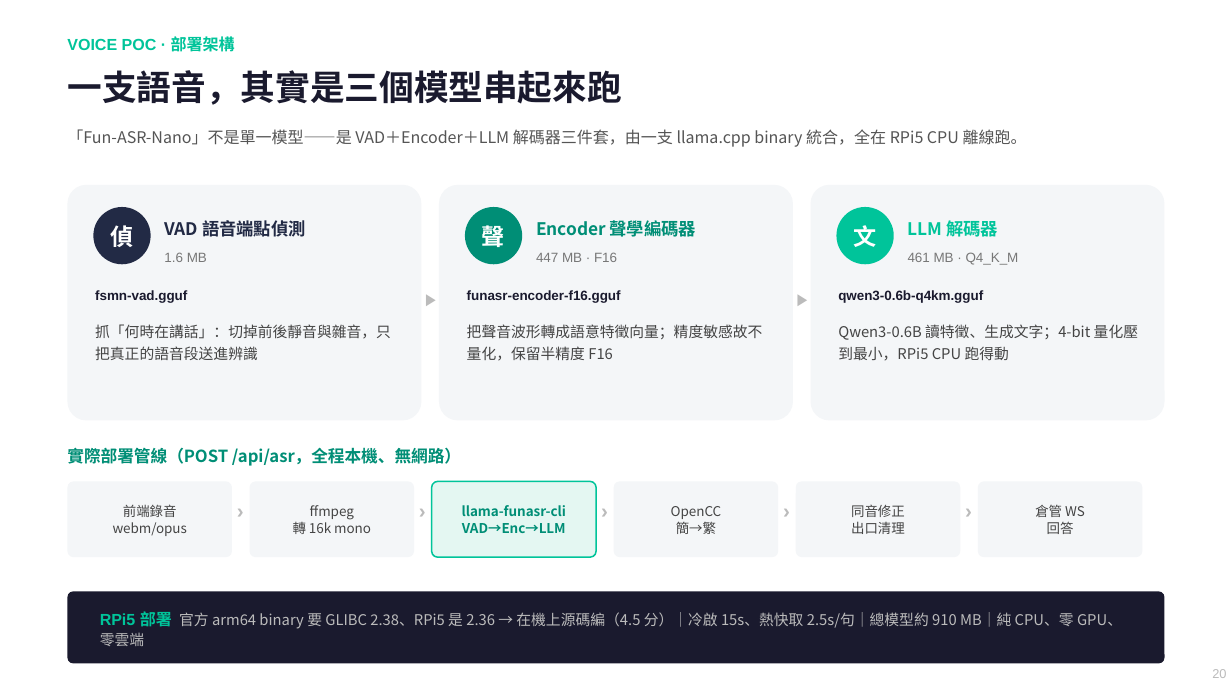
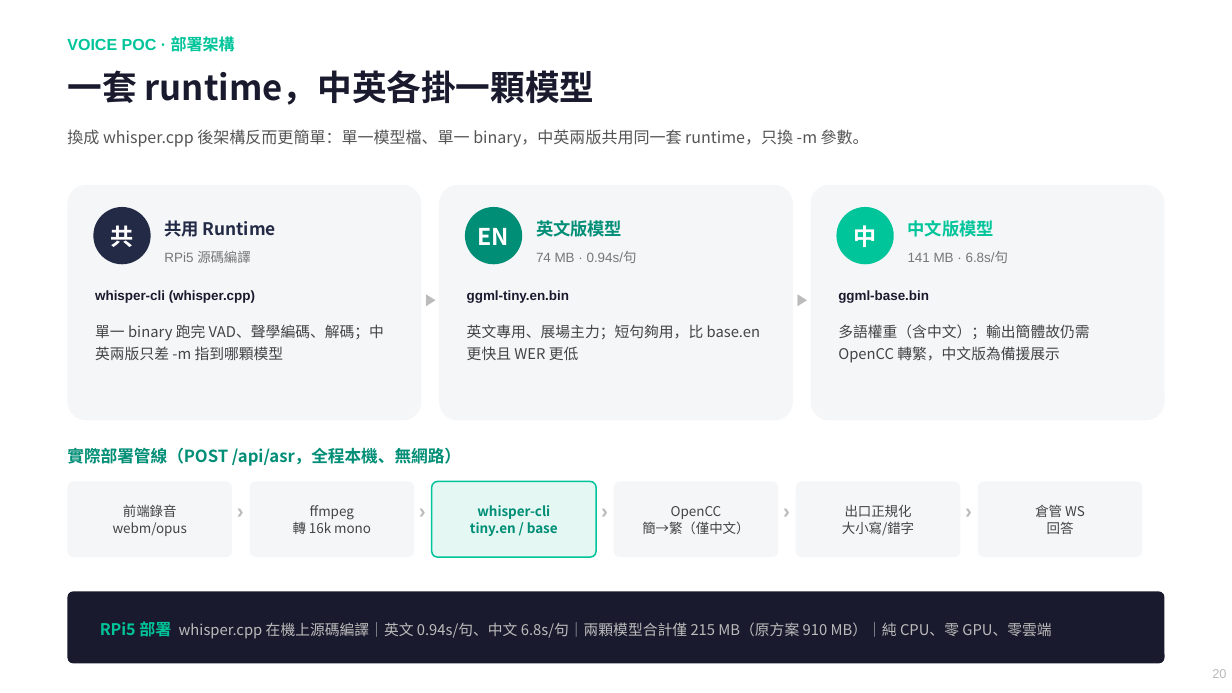
Before and after one commit to chunyen627-afk/warehouse-v2-agent, a slide deck: slide 20 of 倉管Agent_專案簡報.pptx. Drawn at 1232x693 pixels with LibreOffice and Linux fonts; fonts in the diff are those of the drawing. Boxes give left, top, right and bottom in pixels: in the first picture for what was removed or moved away, otherwise in the second. Text is boxed around its words. In the diff, an @@ line names an element or a change of style, - is before the commit and + after.

```diff
--- a/倉管Agent_專案簡報.pptx
+++ b/倉管Agent_專案簡報.pptx
@@ text at [67,70,595,105]: text changed @@
-一支語音，其實是三個模型串起來跑
+一套 runtime，中英各掛一顆模型
@@ text at [67,129,869,147]: text changed @@
-「Fun-ASR-Nano」不是單一模型——是 VAD＋Encoder＋LLM 解碼器三件套，由一支 llama.cpp binary 統合，全在 RPi5 CPU 離線跑。
+換成 whisper.cpp 後架構反而更簡單：單一模型檔、單一 binary，中英兩版共用同一套 runtime，只換 -m 參數。
@@ text at [110,225,133,247]: text changed @@
-偵
+共
@@ text at [164,220,276,237]: text changed @@
-VAD 語音端點偵測
+共用 Runtime
@@ text at [478,228,509,245]: text changed @@
-聲
+EN
@@ text at [536,220,622,237]: text changed @@
-Encoder 聲學編碼器
+英文版模型
@@ text at [854,225,877,247]: text changed @@
-文
+中
@@ text at [908,220,994,237]: text changed @@
-LLM 解碼器
+中文版模型
@@ text at [164,251,251,263]: text changed @@
-1.6 MB
+RPi5 源碼編譯
@@ text at [536,251,637,263]: text changed @@
-447 MB · F16
+74 MB · 0.94s/句
@@ text at [908,251,1009,263]: text changed @@
-461 MB · Q4_K_M
+141 MB · 6.8s/句
@@ text at [95,290,255,303]: text changed @@
-fsmn-vad.gguf
+whisper-cli (whisper.cpp)
@@ text at [467,290,569,303]: text changed @@
-funasr-encoder-f16.gguf
+ggml-tiny.en.bin
@@ text at [838,290,929,303]: text changed @@
-qwen3-0.6b-q4km.gguf
+ggml-base.bin
@@ text at [95,324,384,360]: text changed @@
-抓「何時在講話」：切掉前後靜音與雜音，只把真正的語音段送進辨識
+單一 binary 跑完 VAD、聲學編碼、解碼；中英兩版只差 -m 指到哪顆模型
@@ text at [467,324,760,360]: text changed @@
-把聲音波形轉成語意特徵向量；精度敏感故不量化，保留半精度 F16
+英文專用、展場主力；短句夠用，比 base.en 更快且 WER 更低
@@ text at [838,324,1089,363]: text changed @@
-Qwen3-0.6B 讀特徵、生成文字；4-bit 量化壓到最小，RPi5 CPU 跑得動
+多語權重（含中文）；輸出簡體故仍需 OpenCC 轉繁，中文版為備援展示
@@ text at [470,505,558,536]: text changed @@
-llama-funasr-cli
-VAD→Enc→LLM
+whisper-cli
+tiny.en / base
@@ text at [842,505,914,536]: text changed @@
-同音修正
-出口清理
+出口正規化
+大小寫/錯字
@@ text at [642,521,749,534]: text changed @@
-簡→繁
+簡→繁（僅中文）
@@ text at [100,621,1051,639]: text changed @@
-RPi5 部署 官方 arm64 binary 要 GLIBC 2.38、RPi5 是 2.36 → 在機上源碼編（4.5 分）｜冷啟 15s、熱快取 2.5s/句｜總模型約 910 MB｜純 CPU、零 GPU、零雲端
+RPi5 部署 whisper.cpp 在機上源碼編譯｜英文 0.94s/句、中文 6.8s/句｜兩顆模型合計僅 215 MB（原方案 910 MB）｜純 CPU、零 GPU、零雲端
```
Also in this commit, not shown: 5 other slides changed, 4 slides added, 1 slide removed, 2 other files.
